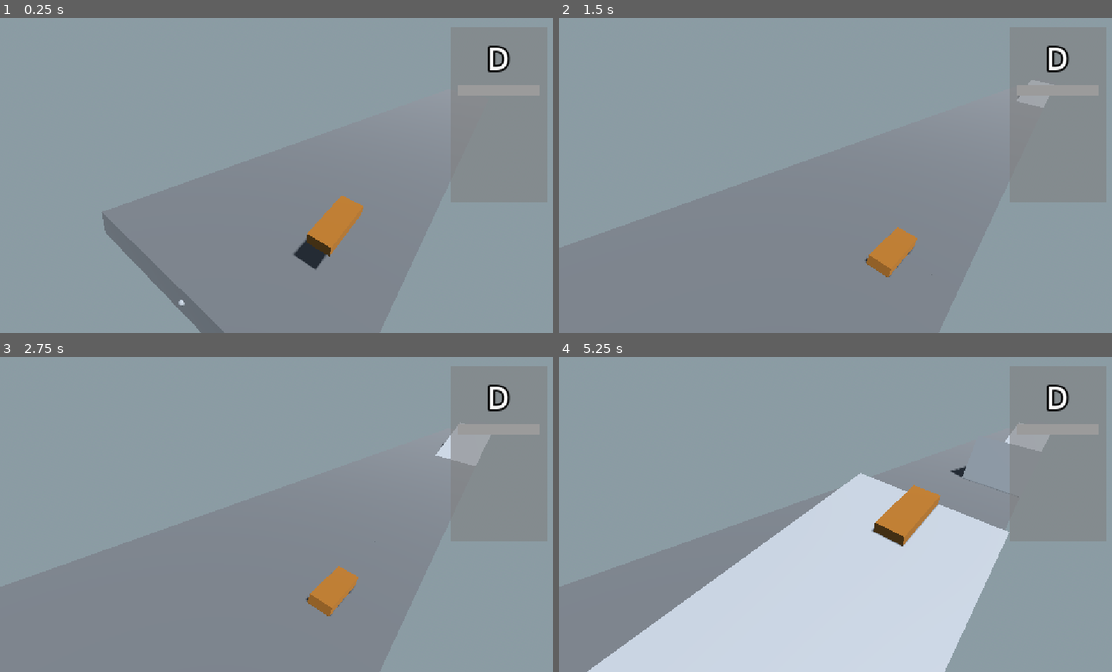
Above: before the commit, frames 1-4 (two rows, left to right).
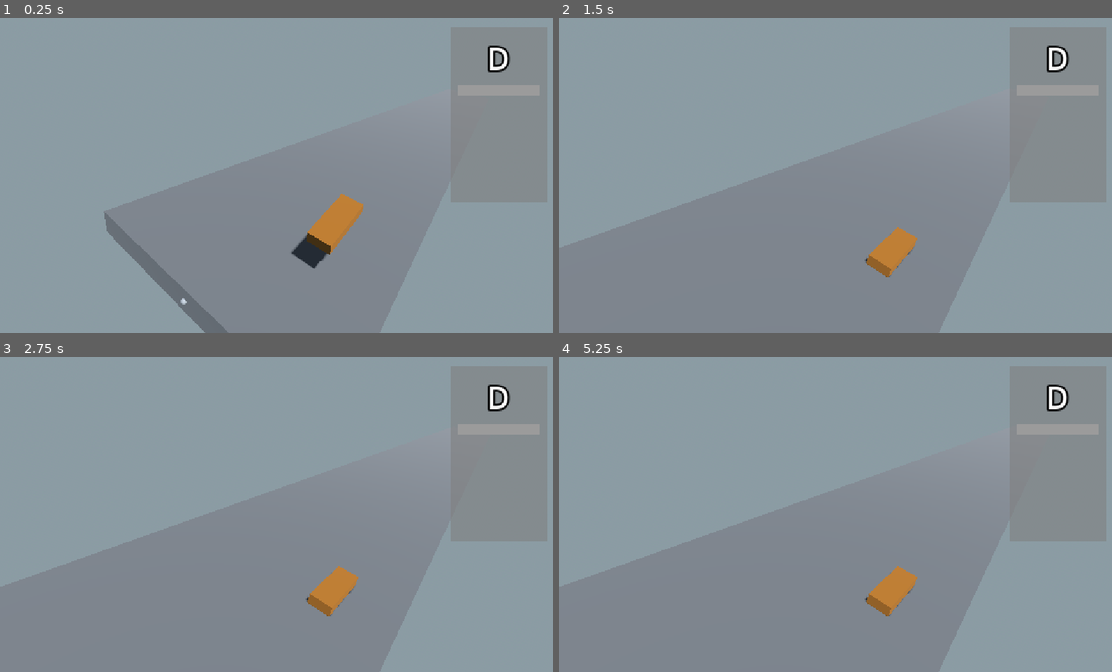
Above: after the commit, the same moments.

Repository: SlyZ1/ludum60
Game: Godot game, scene res://scenes/skate_prototype.tscn
Two runs of this game, one before a commit and one after it. Both use one fixed random seed, a clock stepped at 60 frames per second and the inputs below.
Inputs:
- Up to frame 1 (0.25 s): no input
- Up to frame 2 (1.5 s): hold B (B, bound only after the commit) 0.53-1.28 s; tap N (B, bound only before the commit) at 0.8, 1.35 s
- Up to frame 3 (2.75 s): tap R (R) at 1.55 s; tap Enter at 2 s; hold R (R) from 2.03 s (still down); tap V (V) at 2.3 s
- Up to frame 4 (5.25 s): release R (R) at 2.78 s; tap V (V) at 2.85 s; tap B (B, bound only after the commit) at 3.05 s; hold B (B, bound only after the commit) 3.53-4.28 s; tap N (B, bound only before the commit) at 3.8, 4.35 s; tap R (R) at 4.55 s; hold F (F) from 5.03 s (still down)

The runs differ from the first frame. In frame 1, 0.6% of the frame differs, in the area x 18-66%, y 55-100%; in frame 2, 0.2%; in frame 3, 0.7%; in frame 4, 28%, in the area x 5-89%, y 20-100%.

Commit message:
Fix low framerate collision detection

Diff:
--- a/project.godot
+++ b/project.godot
@@ -43,7 +43,7 @@
 }
 B={
 "deadzone": 0.2,
-"events": [Object(InputEventKey,"resource_local_to_scene":fa …(140 unchanged characters)… d":false,"keycode":0,"physical_keycode":78,"key_label":0,"unicode":110,"location":0,"echo":false,"script":null)
+"events": [Object(InputEventKey,"resource_local_to_scene":fa …(140 unchanged characters)… d":false,"keycode":0,"physical_keycode":66,"key_label":0,"unicode":98,"location":0,"echo":false,"script":null)
 ]
 }
 R={
--- a/scenes/skate_prototype.tscn
+++ b/scenes/skate_prototype.tscn
@@ -2,7 +2,6 @@
 
 [ext_resource type="Script" uid="uid://c054pv2r252hh" path="res://scripts/map_loader.gd" id="1_2j8q1"]
 [ext_resource type="Script" uid="uid://l50nio1hp4qx" path="res://scripts/static_camera.gd" id="1_rudyk"]
-[ext_resource type="PackedScene" uid="uid://do7mkiobyhvxk" path="res://sections/section_ramp_right.tscn" id="2_wc5y2"]
 [ext_resource type="PackedScene" uid="uid://shgwedsytslb" path="res://sections/section_flat.tscn" id="3_wc5y2"]
 [ext_resource type="PackedScene" uid="uid://dqi8e4nn6yni4" path="res://prefabs/skate.tscn" id="4_wc5y2"]
 [ext_resource type="PackedScene" uid="uid://bykj6c41eouqh" path="res://prefabs/streak_panel.tscn" id="5_uorgy"]
@@ -34,7 +33,7 @@
 spawn_distance = 80
 speed = 20.0
 container = NodePath("GroundContainer")
-sections = Array[PackedScene]([ExtResource("2_wc5y2"), ExtResource("3_wc5y2")])
+sections = Array[PackedScene]([ExtResource("3_wc5y2")])
 skate = NodePath("Skate")
 ragdoll = NodePath("Ragdoll")
 
--- a/scripts/map_loader.gd
+++ b/scripts/map_loader.gd
@@ -10,12 +10,16 @@
 @export var sections: Array[PackedScene]
 @export var skate: Node3D
 @export var ragdoll: RigidBody3D
+@export var substep: float = 1.0 / 300.0
+@export var max_steps_par_frame: int = 30
 
 func set_active(node: Node3D, active: bool) -> void:
 	node.visible = active
 	node.process_mode = Node.PROCESS_MODE_INHERIT if active else Node.PROCESS_MODE_DISABLED
 
 var is_running: bool = true
+
+var _step_accumulateur: float = 0
 
 static var s_speed: Vector3 = Vector3.ZERO
 static var s_angle: float = 0
@@ -101,4 +105,12 @@
 	s_angle = angle
 	container.rotation_degrees.z = angle
 	_control_spawn()
-	_control_speed(delta)
+
+	_step_accumulateur += delta
+	var steps: int = 0
+	while _step_accumulateur >= substep and steps < max_steps_par_frame:
+		_control_speed(substep)
+		if skate and skate.can_process() and skate.has_method("step"):
+			skate.step(substep)
+		_step_accumulateur -= substep
+		steps += 1
--- a/scripts/skate_orientation.gd
+++ b/scripts/skate_orientation.gd
@@ -226,7 +226,7 @@
 
 	return Vector2(lerp(p1.z, p2.z, t), lerp(p1.y, p2.y, t)) # Returns global Vector2(Z, Y)
 
-func _process(dt: float) -> void:
+func step(dt: float) -> void:
 	_integrate(dt)
 	_ground_snap(dt)
 
@@ -267,6 +267,9 @@
 	impulsed_timer -= dt
 	fall_timer -= dt
 
+func _process(dt: float) -> void:
+	pass
+
 
 func _on_rail_cooldown_timeout() -> void:
 	_find_rail()
--- a/sections/section_flat.tscn
+++ b/sections/section_flat.tscn
@@ -31,7 +31,7 @@
 [node name="Path3D" type="Path3D" parent="." unique_id=161870261]
 curve = SubResource("Curve3D_vqc4j")
 
-[node name="StaticBody3D" type="StaticBody3D" parent="." unique_id=1280276265]
+[node name="StaticBody3D" type="StaticBody3D" parent="." unique_id=1700045353]
 
-[node name="CollisionShape3D" type="CollisionShape3D" parent="StaticBody3D" unique_id=1980835888]
+[node name="CollisionShape3D" type="CollisionShape3D" parent="StaticBody3D" unique_id=1597031927]
 shape = SubResource("ConcavePolygonShape3D_vqc4j")
--- a/sections/section_ramp_right.tscn
+++ b/sections/section_ramp_right.tscn
@@ -4,7 +4,7 @@
 [ext_resource type="Script" uid="uid://bwwehoyg7xj0o" path="res://scripts/section.gd" id="2_rmii1"]
 
 [sub_resource type="BoxMesh" id="BoxMesh_tnd71"]
-size = Vector3(50, 1, 10)
+size = Vector3(50, 0.98072267, 10)
 
 [sub_resource type="SphereMesh" id="SphereMesh_tnd71"]
 
@@ -21,6 +21,7 @@
 data = PackedVector3Array(-25, 0.5, 5, 25, 0.5, 5, -25, -0.5, 5, 25, 0.5, 5, 25, -0.5, 5, -25, -0.5, 5, 25, 0.5, -5, -2 …(392 unchanged characters)…
 
 [node name="StraightBase" type="MeshInstance3D" unique_id=1808011952 node_paths=PackedStringArray("snap_back", "snap_front")]
+transform = Transform3D(1, 0, 0, 0, 1, 0, 0, 0, 1, 0, -2.7696276, 0)
 mesh = SubResource("BoxMesh_tnd71")
 surface_material_override/0 = ExtResource("1_vqc4j")
 script = ExtResource("2_rmii1")
